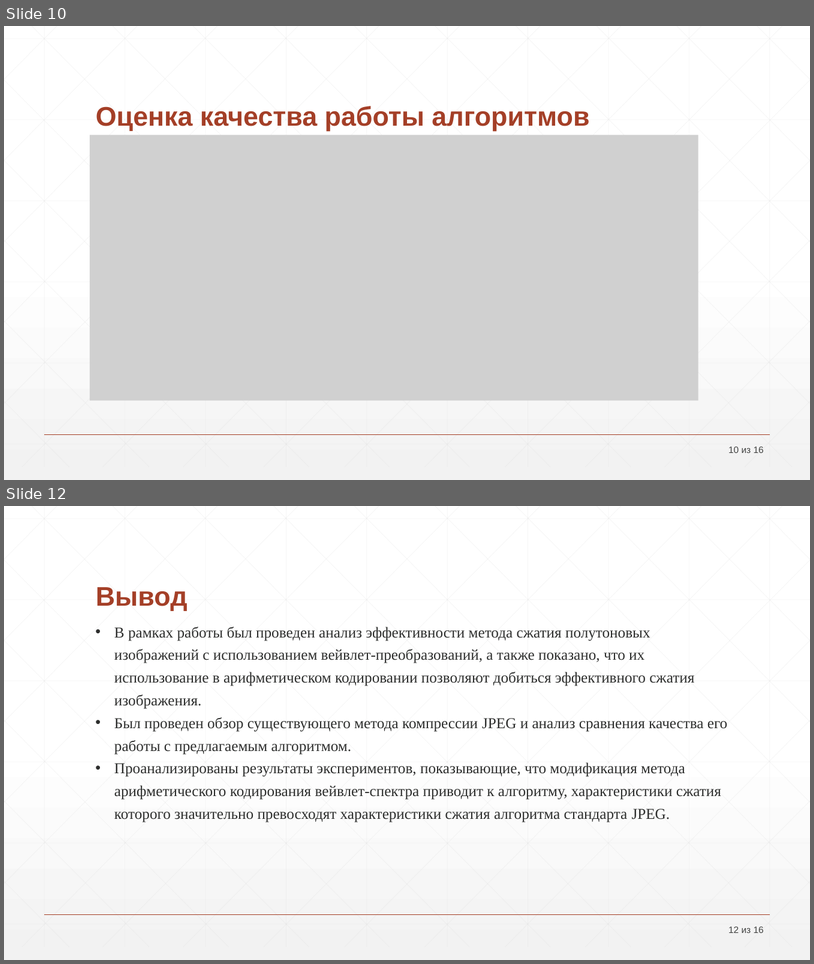
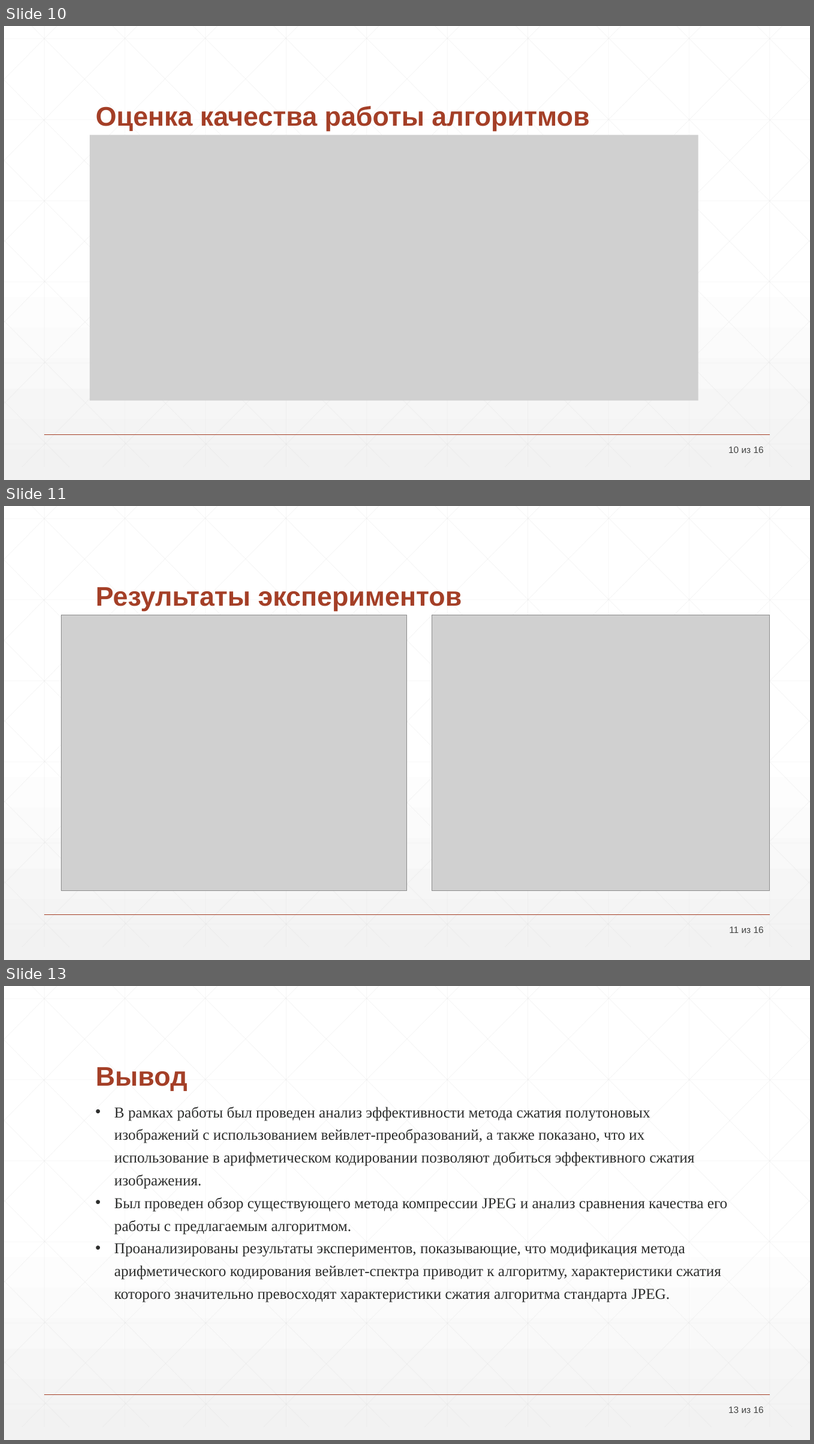
Before and after one commit to drkwdck/Codec, a slide deck: преза_2.pptx. Shown one above the other, each under a label of ours: slides 10 and 12 before the commit, slides 10, 11 and 13 after it; the slides between them are not shown. The pictures are 814x964 and 814x1444 pixels, drawn with LibreOffice and Linux fonts; fonts in the diff are those of the drawing; grey boxes stand for pictures. Boxes give left, top, right and bottom in pixels: in the first picture for what was removed or moved away, otherwise in the second. Text is boxed around its words. In the diff, an @@ line names an element or a change of style, - is before the commit and + after.

```diff
--- a/преза_2.pptx
+++ b/преза_2.pptx
@@ slide 11 added at (4,506,810,960), background gradient #FFFFFF to #F2F2F2; not listed: 47 template elements that a slide beside it also shows @@
@@ title added at (96,587,462,611), 32 pt, text #A43F27, bold @@
+Результаты экспериментов
@@ picture added at (61,615,407,890) @@
@@ picture added at (432,615,770,890) @@
@@ page number added at (729,926,764,933), 11 pt, text #424342 @@
+11 из 16
@@ what was slide 12 is now slide 13 @@
@@ page number at (729,1406,764,1413): text changed @@
-12 из 16
+13 из 16
```
Also in this commit, not shown: 1 slide changed, 1 other file.
